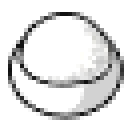
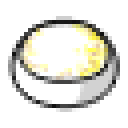
Comparing the layer stacks of the two 128px x 128px images. Changes:
painted on "Слой 6" over (32, 28, 112, 88)
painted on "Слой 5" over (16, 12, 112, 88)
painted on "Фигура 3" over (20, 16, 112, 84)
painted on "Фигура 4" over (64, 36, 120, 116)
painted on "Фигура 1" over (12, 20, 120, 116)
